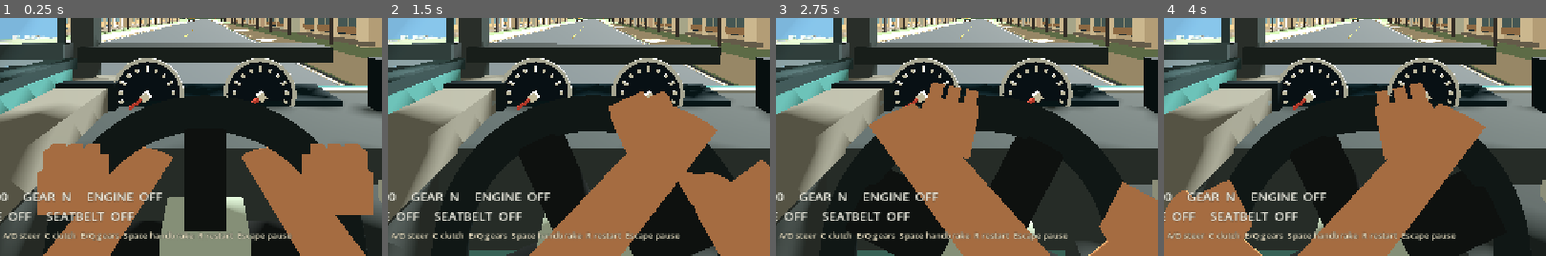
Above: before the commit, frames 1-4 (left to right).
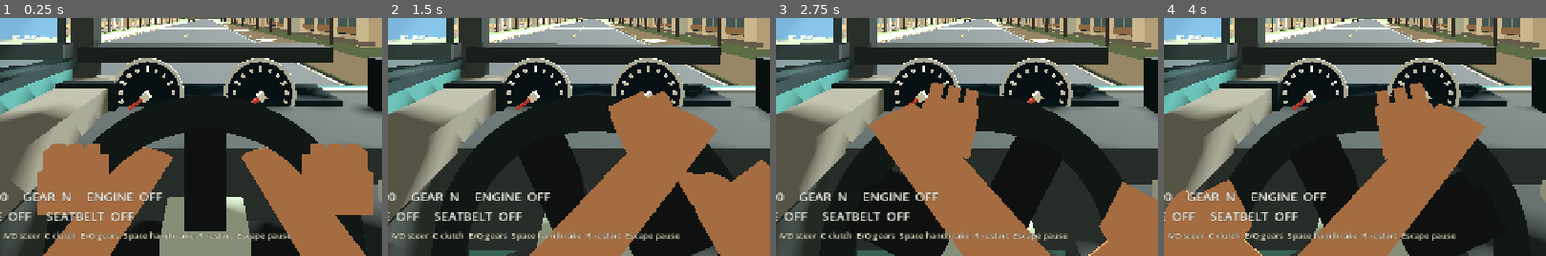
Above: after the commit, the same moments.

Repository: IamDalemark/maniubra-prototype
Game: Godot game, scene res://scenes/lessons/open_world.tscn
The game is run twice, just before and just after one commit, with the same random seed, the same clock (stepped at 60 frames per second) and the same inputs. This scene is started directly instead of the project's main scene. Sound files missing from this copy of the repository are replaced by a short silence.
Inputs (mouse positions are % of the whole screen's width and height, from its top left):
- Up to frame 1 (0.25 s): no input
- Up to frame 2 (1.5 s): tap Enter (ui_accept) at 0.5, 0.77 s; move the mouse to (72, 45) at 0.52 s; hold D (drive_right) 0.53-1.28 s; hold C (drive_clutch) 0.53-1.28 s; click (72, 45) at 0.67 s; move the mouse to (30, 55) at 1.27 s; hold S (drive_brake) from 1.28 s (still down); tap H (drive_ignition) at 1.35 s
- Up to frame 3 (2.75 s): tap Enter (ui_accept) at 1.52 s; move the mouse to (60, 28) at 2.02 s; release S (drive_brake) at 2.03 s; hold D (drive_right) from 2.03 s (still down); tap B (drive_seatbelt) at 2.1 s
- Up to frame 4 (4 s): move the mouse to (45, 70) at 2.77 s; release D (drive_right) at 2.78 s; hold E (drive_gear_up) 2.78-3.53 s; tap W (drive_throttle) at 2.85 s; click (45, 70) at 2.92 s; tap Enter (ui_accept) at 3.02, 3.77 s; move the mouse to (80, 65) at 3.52 s; hold A (drive_left) from 3.53 s (still down); hold C (drive_clutch) from 3.53 s (still down)
The pictures show only the part of the screen within x 23-73%, y 50-100%; the shares and areas given below are measured in that part.

The runs differ from the first frame. In frame 1, 0.1% of the frame differs, in the area x 41-60%, y 4-5%; in frame 2, 0.1%; in frame 3, 0.1%; in frame 4, 0.1%.

Commit message:
Add pedestrian crossing on marked market lane

Diff:
--- a/scripts/open_world.gd
+++ b/scripts/open_world.gd
@@ -299,9 +299,12 @@
 	var eastern_behavior := "sprint" if western_behavior == "turn_back" else "turn_back"
 	_add_pedestrian(Vector3(-207, 0.05, western_crossing), Vector3(-193, 0.05, western_crossing), true, western_behavior, randomizer.randi())
 	_add_pedestrian(Vector3(193, 0.05, eastern_crossing), Vector3(207, 0.05, eastern_crossing), true, eastern_behavior, randomizer.randi())
-
-
-func _add_pedestrian(start: Vector3, finish: Vector3, is_crossing: bool, behavior: String, seed: int, variable_pace: bool = false) -> void:
+	# A regular walker uses the marked market crossing near the departure point.
+	var crossing_z: float = district.MARKET_CROSSWALK_Z
+	_add_pedestrian(Vector3(-206.8, 0.05, crossing_z), Vector3(-193.2, 0.05, crossing_z), true, "walk", randomizer.randi(), false, true)
+
+
+func _add_pedestrian(start: Vector3, finish: Vector3, is_crossing: bool, behavior: String, seed: int, variable_pace: bool = false, marked_crossing: bool = false) -> void:
 	var person = PEDESTRIAN.new()
 	person.points = PackedVector3Array([finish, start]) if not is_crossing else PackedVector3Array([finish])
 	person.position = start
@@ -309,6 +312,7 @@
 	person.crossing_behavior = behavior
 	person.behavior_seed = seed
 	person.variable_pace = variable_pace
+	person.marked_crossing = marked_crossing
 	person.player = sedan
 	person.traffic = traffic
 	person.crossing_started.connect(_on_pedestrian_crossing)
@@ -320,8 +324,12 @@
 func _on_pedestrian_crossing(person: Node3D) -> void:
 	if not _started or _paused:
 		return
-	var detail := "A pedestrian ran into the road near your position." if person.crossing_behavior != "walk" else "A pedestrian entered the road near your position."
-	_events.append({"type": "pedestrian_crossing", "elapsed_seconds": snappedf(_elapsed, 0.01), "detail": detail, "location": [snappedf(person.global_position.x, 0.1), snappedf(person.global_position.z, 0.1)]})
+	var detail := "A pedestrian entered the road near your position."
+	if person.marked_crossing:
+		detail = "A pedestrian entered the marked crossing ahead."
+	elif person.crossing_behavior != "walk":
+		detail = "A pedestrian ran into the road near your position."
+	_events.append({"type": "pedestrian_crossing", "marked": person.marked_crossing, "elapsed_seconds": snappedf(_elapsed, 0.01), "detail": detail, "location": [snappedf(person.global_position.x, 0.1), snappedf(person.global_position.z, 0.1)]})
 
 
 func _on_pedestrian_turn_back(person: Node3D) -> void:
--- a/scripts/world/iloilo_district.gd
+++ b/scripts/world/iloilo_district.gd
@@ -11,6 +11,7 @@
 const DESTINATION := Vector3(211.0, 0.05, 221.0)
 const DESTINATION_SIZE := Vector2(10.0, 13.0)
 const MARKET_STOP_Z := -9.0
+const MARKET_CROSSWALK_Z := -188.0
 
 
 func _ready() -> void:
@@ -77,11 +78,9 @@
 	for z in ROAD_Z:
 		for side in [-1.0, 1.0]:
 			_box(Vector3(374, 0.10, 2.0), Vector3(0, -0.015, z + side * 5.45), Color("b7ad96"), false)
-	for x in ROAD_X:
-		for z in ROAD_Z:
-			for side in [-1.0, 1.0]:
-				for stripe in 5:
-					_box(Vector3(0.48, 0.014, 0.58), Vector3(x + side * (6.2 + stripe * 0.86), 0.03, z - 7.6), Color("f4f0df"), false)
+	# The market crossing spans both travel lanes; pedestrians use its centre.
+	for stripe in 7:
+		_box(Vector3(8.0, 0.014, 0.48), Vector3(-200.0, 0.03, MARKET_CROSSWALK_Z + (stripe - 3) * 0.72), Color("f4f0df"), false, "MarketCrosswalkStripe%d" % stripe)
 	_build_roundabout()
 	# A marked stop-controlled approach on the northbound market street.
 	_box(Vector3(4.1, 0.018, 0.36), Vector3(-202.05, 0.04, MARKET_STOP_Z), Color("f5f2e7"), false)
@@ -296,6 +295,8 @@
 func _box(size: Vector3, at: Vector3, color: Color, collider: bool, box_name: String = "") -> void:
 	if color.a > 0.0:
 		var visual := MeshInstance3D.new()
+		if not box_name.is_empty() and not collider:
+			visual.name = box_name
 		var mesh := BoxMesh.new()
 		mesh.size = size
 		visual.mesh = mesh
--- a/scripts/world/pedestrian.gd
+++ b/scripts/world/pedestrian.gd
@@ -9,6 +9,7 @@
 var player: Node3D
 var crossing := false
 var crossing_behavior := "walk" # walk, sprint, or turn_back.
+var marked_crossing := false
 var variable_pace := false
 var behavior_seed := 1
 var traffic: Array = []
@@ -17,6 +18,7 @@
 var _crossing_active := false
 var _crossing_done := false
 var roaming_after_turnback := false
+var roaming_after_crosswalk := false
 var _crossing_origin := Vector3.ZERO
 var _crossing_distance := 0.0
 var _returning := false
@@ -126,7 +128,7 @@
 		if crossing:
 			_crossing_done = true
 			velocity = Vector3.ZERO
-			if _returning:
+			if _returning or marked_crossing:
 				_begin_sidewalk_roam()
 			return
 		next_index = (next_index + 1) % points.size()
@@ -146,17 +148,18 @@
 
 
 func _begin_sidewalk_roam() -> void:
-	# Stay outside the carriageway after returning; offset from the original
-	# sidewalk line so nearby ambient walkers have their own clearance.
+	# Keep the walker on the curb they reached, clear of the travel lanes.
 	var road_direction := signf(points[0].x - _crossing_origin.x)
-	var sidewalk_offset := -road_direction * 0.7
+	var curb := _crossing_origin if _returning else points[0]
+	var sidewalk_offset := (-road_direction if _returning else road_direction) * 0.7
 	points = PackedVector3Array([
-		_crossing_origin + Vector3(sidewalk_offset, 0, -17.0),
-		_crossing_origin + Vector3(sidewalk_offset, 0, 17.0),
+		curb + Vector3(sidewalk_offset, 0, -17.0),
+		curb + Vector3(sidewalk_offset, 0, 17.0),
 	])
 	next_index = _randomizer.randi_range(0, 1)
 	crossing = false
-	roaming_after_turnback = true
+	roaming_after_turnback = _returning
+	roaming_after_crosswalk = marked_crossing and not _returning
 	variable_pace = true
 	_stroll_speed = _randomizer.randf_range(0.8, 1.5)
 	_behavior_wait = _randomizer.randf_range(2.5, 5.0)
@@ -181,6 +184,8 @@
 		return false
 	var distance := player.global_position.distance_to(global_position)
 	var speed: float = player.speed_mps()
+	if marked_crossing and speed < 1.0:
+		return false
 	var trigger_distance := maxf(48.0, speed * 4.5)
 	if distance < 24.0 or distance > trigger_distance:
 		return false
--- /dev/null
+++ b/tests/marked_crossing.gd
@@ -0,0 +1,66 @@
+extends SceneTree
+## The visible market zebra and the ordinary pedestrian must share one path.
+
+class ApproachingDriver extends Node3D:
+	func speed_mps() -> float:
+		return 5.0
+
+
+func _initialize() -> void:
+	if OS.get_environment("MANIUBRA_DATA_DIR").is_empty():
+		push_error("Set MANIUBRA_DATA_DIR to a disposable test directory.")
+		quit(1)
+		return
+	call_deferred("run")
+
+
+func run() -> void:
+	var session = preload("res://scenes/lessons/open_world.tscn").instantiate()
+	root.add_child(session)
+	session.start_attempt({"hazard_seed": 321})
+	var crossing = session.pedestrians[7]
+	var crossing_z: float = session.district.MARKET_CROSSWALK_Z
+	assert(crossing.marked_crossing and crossing.crossing_behavior == "walk")
+	assert(crossing.global_position.z == crossing_z and crossing.points[0].z == crossing_z)
+	assert(crossing.global_position.x < -204.25 and crossing.points[0].x > -195.75)
+	for stripe in 7:
+		var paint: MeshInstance3D = session.district.get_node("MarketCrosswalkStripe%d" % stripe)
+		assert(paint.position.x == -200.0)
+		assert(absf(paint.position.z - crossing_z) <= 2.2)
+		assert((paint.mesh as BoxMesh).size.x >= 8.0)
+	crossing.traffic = []
+	crossing.collision_mask = 0
+	session.sedan.freeze = true
+	for frame in 4:
+		await physics_frame
+	assert(not crossing._crossing_active) # Waiting while the real car is stationary.
+	var moving_driver := ApproachingDriver.new()
+	session.add_child(moving_driver)
+	moving_driver.global_position = session.sedan.global_position
+	crossing.player = moving_driver
+	var entered_road := false
+	var reached_other_lane := false
+	for frame in 1000:
+		await physics_frame
+		if crossing.crossing:
+			assert(absf(crossing.global_position.z - crossing_z) < 0.1)
+		if crossing.global_position.x > -203.8:
+			entered_road = true
+		if crossing.global_position.x > -200.0:
+			reached_other_lane = true
+		if crossing.roaming_after_crosswalk:
+			break
+	assert(entered_road and reached_other_lane)
+	assert(crossing.roaming_after_crosswalk and not crossing.crossing)
+	assert(crossing.global_position.x > -193.7)
+	assert(crossing.points[0].x > -193.0 and crossing.points[1].x > -193.0)
+	assert(session._events.filter(func(event): return event.get("type") == "pedestrian_crossing" and event.get("marked", false)).size() == 1)
+	for frame in 120:
+		await physics_frame
+		assert(crossing.global_position.x > -193.7)
+	assert(session._events.filter(func(event): return event.get("type") == "pedestrian_crossing" and event.get("marked", false)).size() == 1)
+	print("PASS: marked pedestrian crosses the painted lane, then walks along the far sidewalk")
+	session.queue_free()
+	await process_frame
+	await create_timer(0.1).timeout
+	quit()
--- a/tests/open_world_flow.gd
+++ b/tests/open_world_flow.gd
@@ -19,7 +19,7 @@
 	await physics_frame
 	var drive = app._session
 	assert(drive._started and drive.sedan.camera.current)
-	assert(drive.traffic.size() == 6 and drive.pedestrians.size() == 7)
+	assert(drive.traffic.size() == 6 and drive.pedestrians.size() == 8)
 	assert(drive.district.get_children().filter(func(node): return node is StaticBody3D and node.name.begins_with("VendorObstacle")).size() == 3)
 	var car_start: Vector3 = drive.traffic[0].global_position
 	var walker_start: Vector3 = drive.pedestrians[0].global_position
@@ -74,9 +74,9 @@
 	assert(drive.district.destination_contains_vehicle(car))
 	drive._physics_process(2.1)
 	assert(drive._venue_reached and drive._toast.visible and drive._started)
-	assert(drive._events.size() == 1)
+	assert(drive._events.filter(func(event): return event.get("type") == "destination_reached").size() == 1)
 	drive._physics_process(3.0)
-	assert(drive._events.size() == 1 and drive._started)
+	assert(drive._events.filter(func(event): return event.get("type") == "destination_reached").size() == 1 and drive._started)
 	drive._end_drive()
 	assert(app._page == "result")
 	assert(app._last_result["destination_reached"])
--- a/tests/pedestrian_behavior.gd
+++ b/tests/pedestrian_behavior.gd
@@ -64,7 +64,7 @@
 					person._behavior_wait = 0.0
 			assert(person.global_position.distance_to(origin) > 1.0)
 			assert(roam_speeds.max() - roam_speeds.min() > 0.2)
-			assert(session._events.filter(func(event): return event.get("type") == "pedestrian_crossing").size() == 1)
+			assert(session._events.filter(func(event): return event.get("type") == "pedestrian_crossing" and not event.get("marked", false)).size() == 1)
 			var waypoint_index: int = person.next_index
 			person.global_position = person.points[waypoint_index]
 			for step in 3:
@@ -72,7 +72,7 @@
 			assert(person.next_index != waypoint_index and person.velocity.length() > 0.7)
 		else:
 			assert(person.global_position.distance_to(target) < 0.5)
-	assert(session._events.filter(func(event): return event.get("type") == "pedestrian_crossing").size() == 2)
+	assert(session._events.filter(func(event): return event.get("type") == "pedestrian_crossing" and not event.get("marked", false)).size() == 2)
 	session.queue_free()
 	await process_frame
 	var repeat = preload("res://scenes/lessons/open_world.tscn").instantiate()
Not shown, added: tests/marked_crossing.gd.uid
Not shown, changed: README.md
Not shown, changed: docs/AGENT_IMPLEMENTATION.md
Not shown, changed: docs/ARCHITECTURE.md
Not shown, changed: docs/OPEN_WORLD_PLAN.md
